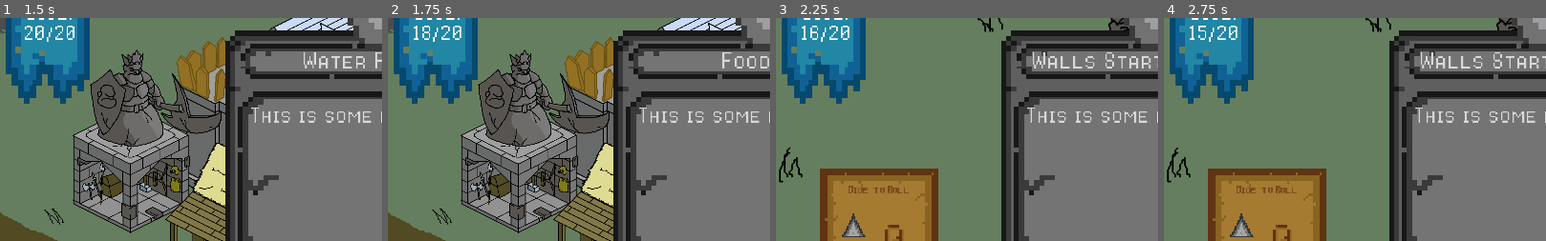
Above: before the commit, frames 1-4 (left to right).
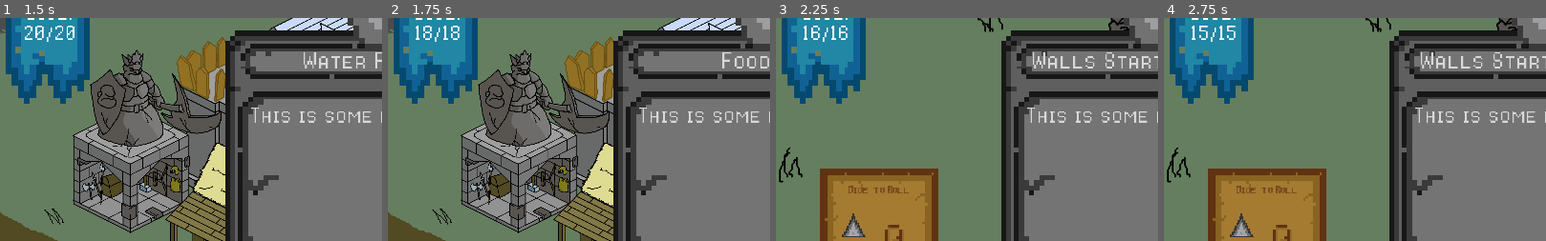
Above: after the commit, the same moments.

Repository: CapsCollective/rng-stronghold
Game: Godot game, scene res://scenes/main.tscn
Two runs of this game, one before a commit and one after it. Both use one fixed random seed, a clock stepped at 60 frames per second and the inputs below.
Inputs (mouse positions are % of the whole screen's width and height, from its top left):
- Up to frame 1 (1.5 s): tap Enter (ui_accept) at 0.5 s; move the mouse to (67, 39) at 0.52 s; hold Enter (ui_accept) 0.53-1.28 s; click (67, 39) at 0.67 s; move the mouse to (43, 36) at 1.27 s; click (43, 36) at 1.35 s
- Up to frame 2 (1.75 s): tap Enter (ui_accept) at 1.52, 1.55 s
- Up to frame 3 (2.25 s): tap Enter (ui_accept) at 1.82 s; move the mouse to (19, 43) at 2.02 s; hold Right mouse button (rmb) from 2.03 s (still down); click (19, 43) at 2.17 s
- Up to frame 4 (2.75 s): keep holding Right mouse button (rmb); tap Enter (ui_accept) at 2.3 s
The pictures show only the part of the screen within x 0-50%, y 15-65%; the shares and areas given below are measured in that part.

Frame 1 is identical in both runs. In frame 2, 0.4% of the frame differs, in the area x 6-20%, y 3-11%; in frame 3, 0.4%; in frame 4, 0.4%.

Commit message:
Added separation between dice and turn dice

Diff:
--- a/scenes/building_interface.gd
+++ b/scenes/building_interface.gd
@@ -45,7 +45,7 @@
 				update_display()
 
 func add_dice():
-	if dice_to_roll < $"../../".dice:
+	if dice_to_roll < $"../../".turn_dice:
 		dice_to_roll += 1
 		update_display()
 
@@ -64,7 +64,7 @@
 	$Box/dice_spot/Label3.text = str(ability_val)
 
 func roll_dice():
-	$"../../".dice -= dice_to_roll
+	$"../../".turn_dice -= dice_to_roll
 	for i in dice_to_roll:
 		var new_dice = physics_dice_scene.instance()
 		new_dice.val = randi()%6+1
--- a/scripts/event_manager.gd
+++ b/scripts/event_manager.gd
@@ -63,8 +63,10 @@
 
 # Manpower
 var dice = 20
+var turn_dice = 0
 
 func _ready():
+	turn_dice = dice
 	commit_enemies()
 	update_ui()
 
@@ -73,6 +75,7 @@
 	commit_enemies()
 	degrade_resources()
 	generate_events()
+	turn_dice = dice
 	turn += 1
 	update_ui()
 	display_active_events()
@@ -124,7 +127,7 @@
 	$"HUDCanvas/ResourceBar/WallsLabel".text = "Walls: " +   "\n" + str(walls)
 	$"HUDCanvas/ResourceBar/TurnLabel".text = "Turn: " + str(turn)
 	$"HUDCanvas/ResourceBar/EnemiesLabel".text = "Enemies: " + str(enemies)
-	$"HUDCanvas/ResourceBar/DiceLabel".text = "Dice: " + str(dice) + "/" + str(20)
+	$"HUDCanvas/ResourceBar/DiceLabel".text = "Dice: " + str(turn_dice) + "/" + str(dice)
 
 func display_active_events():
 	print(active_events)
